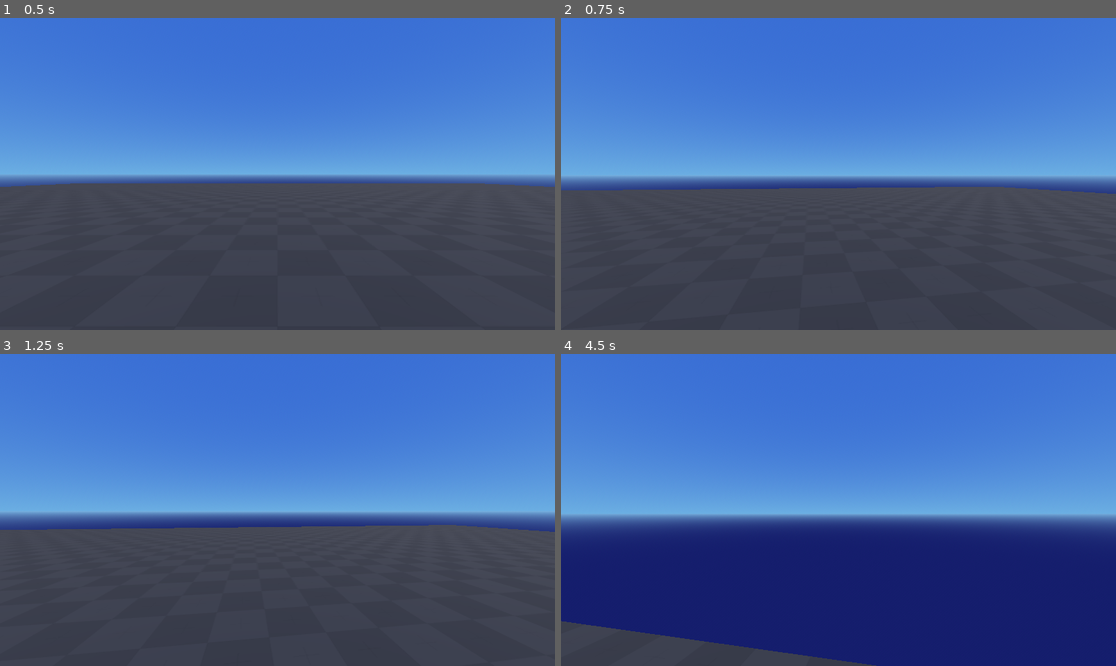
Above: before the commit, frames 1-4 (two rows, left to right).
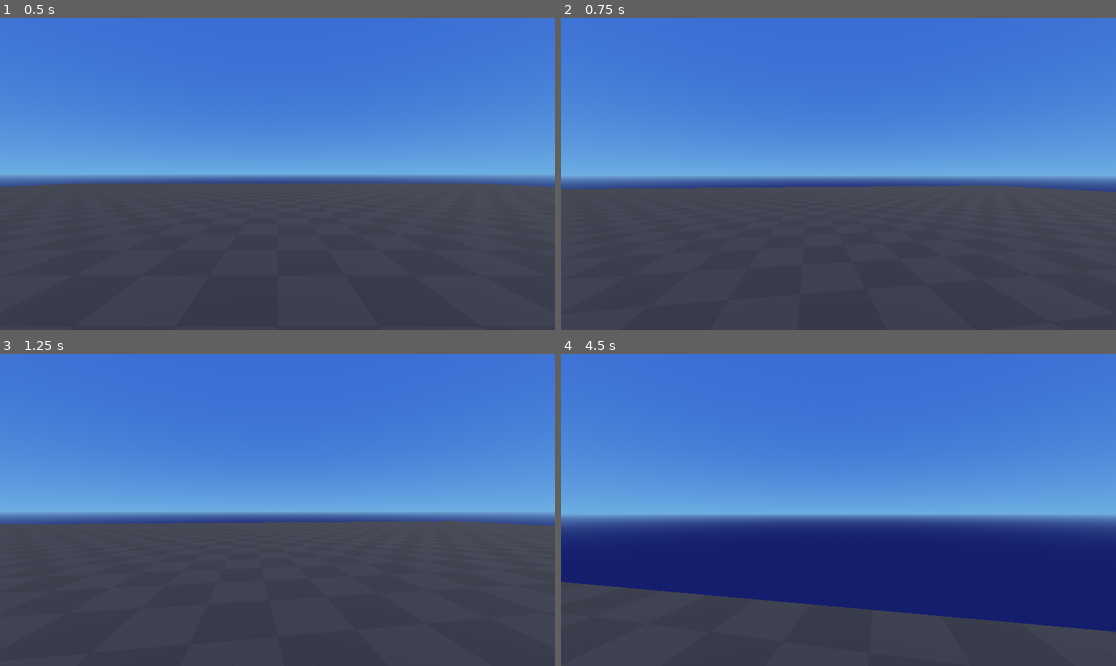
Above: after the commit, the same moments.

Repository: HaHAjax/mining-game
Game: Godot game, scene res://scenes/main.tscn
The game is run twice, just before and just after one commit, with the same random seed, the same clock (stepped at 60 frames per second) and the same inputs. The project has no main scene, so this scene is started directly.
Inputs (mouse positions are in pixels of both pictures, inside the frame that each line leads up to):
- Up to frame 1 (0.5 s): no input
- Up to frame 2 (0.75 s): tap Enter at 0.5 s; move the mouse to (866, 174) at 0.52 s; hold W (move_forward) from 0.53 s (still down); tap Space (jump) at 0.6 s
- Up to frame 3 (1.25 s): keep holding W (move_forward); tap Space (jump) at 0.77, 1.07 s
- Up to frame 4 (4.5 s): keep holding W (move_forward); move the mouse to (810, 510) at 1.27 s; click (810, 510) at 1.35 s; tap Space (jump) at 1.52, 1.55, 1.82, 2.1, 3.02, 3.05, 3.32, 3.6, 3.77, 4.07 s; move the mouse to (849, 503) at 2.02 s; move the mouse to (832, 516) at 2.77 s; click (832, 516) at 2.85 s; move the mouse to (877, 513) at 3.52 s; move the mouse to (794, 506) at 4.27 s; click (794, 506) at 4.35 s

Frame 1 is identical in both runs. In frame 2, 0.4% of the frame differs, in the area x 0-100%, y 53-57%; in frame 3, 1.5%; in frame 4, 15%, in the area x 0-100%, y 73-100%.

Commit message:
Tweaked jump velocity to be just right

Diff:
--- a/scenes/player/player.tscn
+++ b/scenes/player/player.tscn
@@ -14,7 +14,7 @@
 
 [node name="Player" type="CharacterBody3D"]
 script = ExtResource("1_gmlin")
-jump_velocity = 4.0
+jump_velocity = 2.5
 
 [node name="MeshInstance3D" type="MeshInstance3D" parent="."]
 mesh = SubResource("CapsuleMesh_7iv0w")
